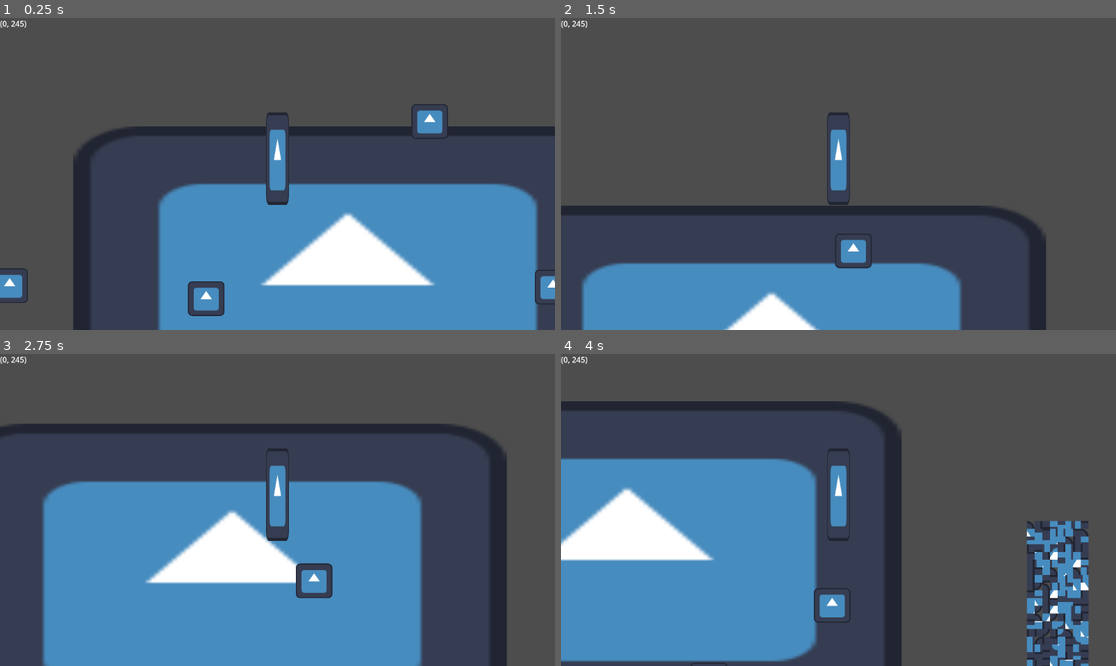
Above: before the commit, frames 1-4 (two rows, left to right).
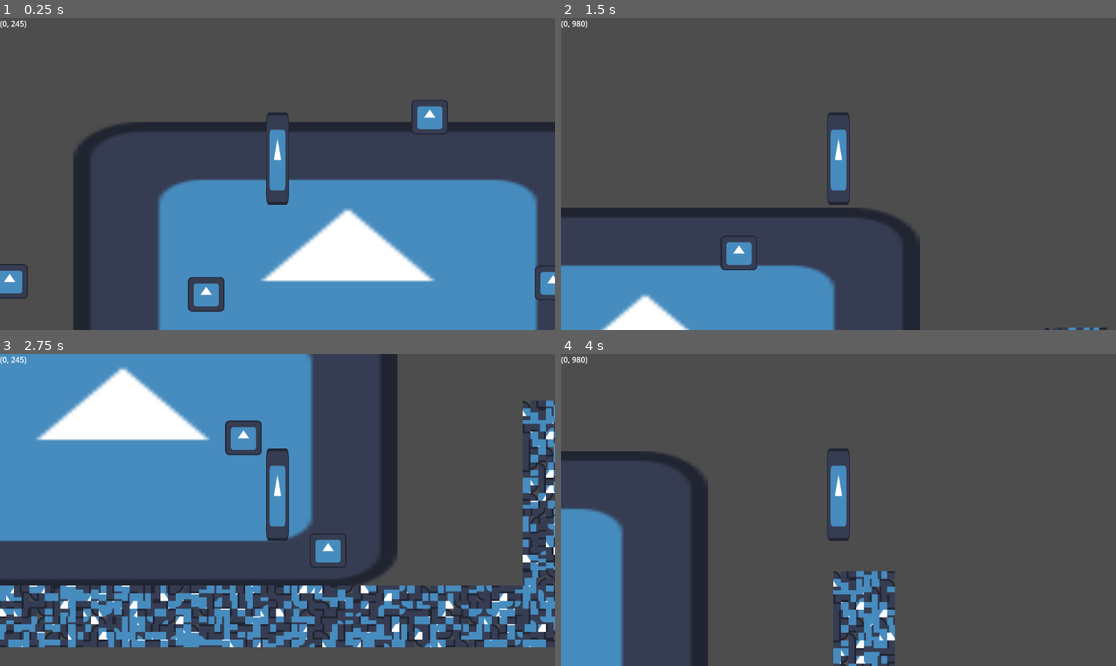
Above: after the commit, the same moments.

Repository: thelegendofmario/atlantis
Game: Godot game, scene res://main.tscn
Two runs of this game, one before a commit and one after it. Both use one fixed random seed, a clock stepped at 60 frames per second and the inputs below. The engine's default icon, where the game draws it, is replaced by a stand-in: a white triangle on a blue panel in a dark square.
Inputs:
- Up to frame 1 (0.25 s): no input
- Up to frame 2 (1.5 s): tap Enter (ui_accept) at 0.5, 0.77 s; hold Right (ui_right) from 0.53 s (still down)
- Up to frame 3 (2.75 s): tap Enter (ui_accept) at 1.52 s; release Right (ui_right) at 2.03 s; hold Left (ui_left) from 2.03 s (still down)
- Up to frame 4 (4 s): release Left (ui_left) at 2.78 s; hold Right (ui_right) from 2.78 s (still down); tap Enter (ui_accept) at 3.02, 3.77 s

The runs differ from the first frame. In frame 1, 5.3% of the frame differs, in the area x 0-100%, y 26-96%; in frame 2, 12%; in frame 3, 60%, in the area x 0-100%, y 0-100%; in frame 4, 36%.

Commit message:
fixed boxes

Diff:
--- a/crate.tscn
+++ b/crate.tscn
@@ -3,13 +3,12 @@
 [ext_resource type="Texture2D" uid="uid://dnsc3fuxvmng4" path="res://icon.svg" id="1_w8jga"]
 
 [sub_resource type="PhysicsMaterial" id="PhysicsMaterial_7rvvo"]
-friction = 0.36
-bounce = 0.53
+friction = 0.0
 
 [sub_resource type="RectangleShape2D" id="RectangleShape2D_ofoer"]
+size = Vector2(80, 80)
 
 [node name="Crate" type="RigidBody2D"]
-mass = 0.001
 physics_material_override = SubResource("PhysicsMaterial_7rvvo")
 gravity_scale = 0.39
 
--- a/player.gd
+++ b/player.gd
@@ -4,9 +4,16 @@
 const SPEED = 300.0
 const JUMP_VELOCITY = -400.0
 const WATER_JUMP_VELOCITY = JUMP_VELOCITY/1.5
+var force = 3000
 
 func _physics_process(delta: float) -> void:
 	# Add the gravity.
+	if move_and_slide():
+		for i in get_slide_collision_count():
+			var col = get_slide_collision(i)
+			if col.get_collider() is RigidBody2D:
+				col.get_collider().apply_force(col.get_normal() * -force)
+
 	if not is_on_floor():
 		velocity += get_gravity() * delta
 
